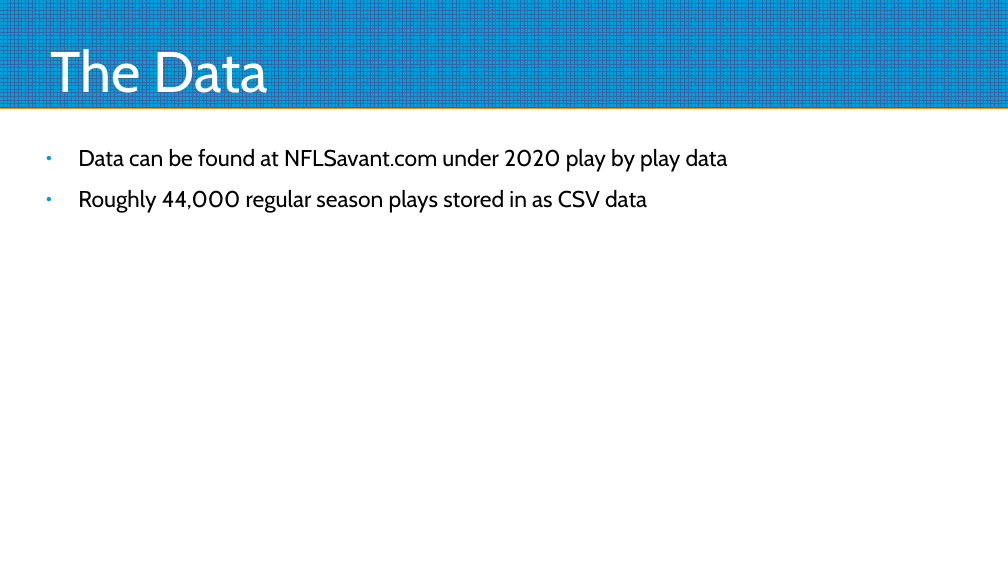
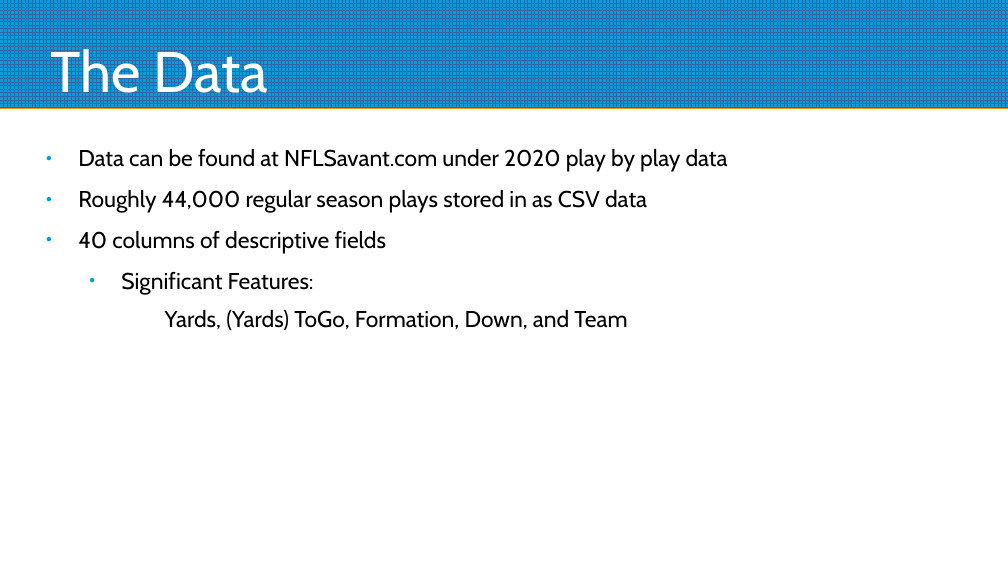
Before and after one commit to Kellenpoto/Capstone-1-Repository, a slide deck: slide 3 of presentation.odp. Drawn at 1008x567 pixels with LibreOffice and Linux fonts; fonts in the diff are those of the drawing. Boxes give left, top, right and bottom in pixels: in the first picture for what was removed or moved away, otherwise in the second. Text is boxed around its words. In the diff, an @@ line names an element or a change of style, - is before the commit and + after.

```diff
--- a/presentation.odp
+++ b/presentation.odp
@@ text at [78,231,627,330]: paragraphs added @@
+● 40 columns of descriptive fields
+  ● Significant Features:
+    Yards, (Yards) ToGo, Formation, Down, and Team
```
Also in this commit, not shown: 2 other slides changed, 1 slide added, 2 slides removed, 34 other files.
